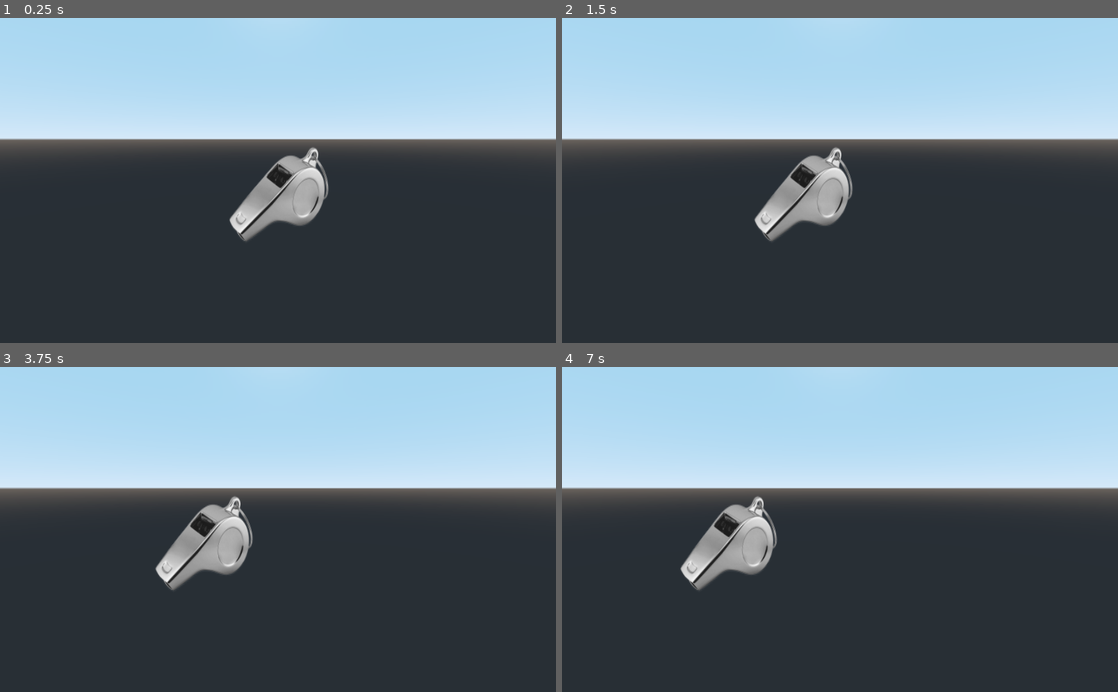
Above: before the commit, frames 1-4 (two rows, left to right).
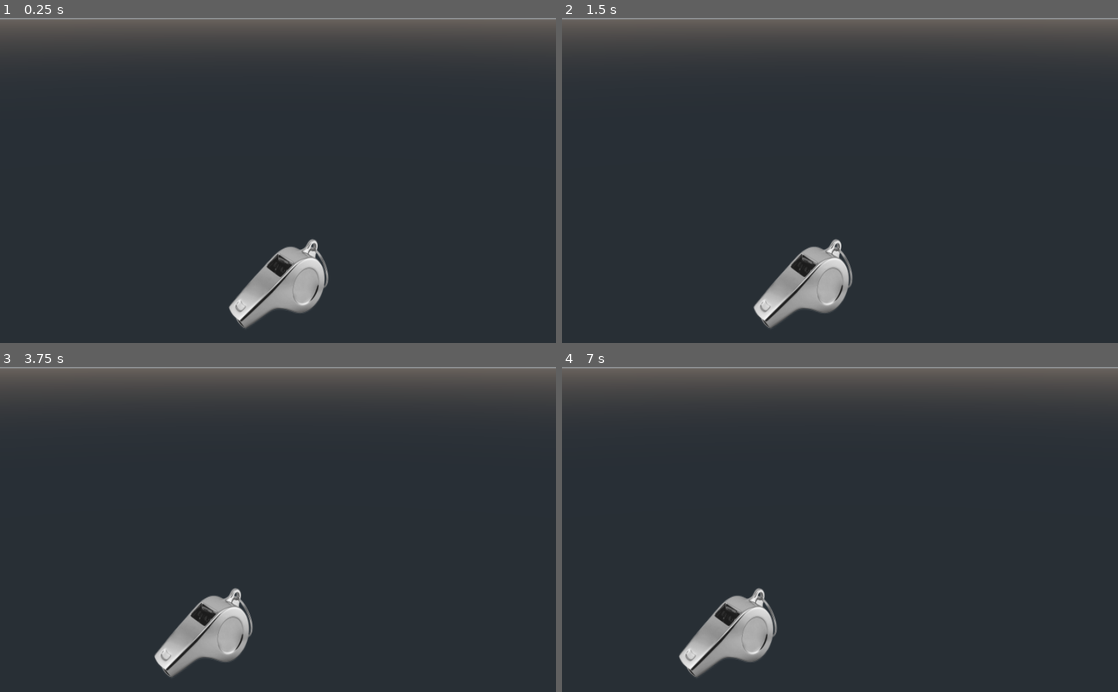
Above: after the commit, the same moments.

Repository: RafaelKuhn/globin
Game: Godot game, scene res://Game.tscn
Two runs of this game, one before a commit and one after it. Both use one fixed random seed, a clock stepped at 60 frames per second and the inputs below.
Inputs:
- Up to frame 1 (0.25 s): no input
- Up to frame 2 (1.5 s): tap Enter at 0.5 s; tap A (A_key) at 0.6 s; tap Space at 1.25 s; tap D (D_key) at 1.35 s
- Up to frame 3 (3.75 s): tap Enter at 2, 3.5 s; tap S (S_key) at 2.1 s; tap Space at 2.75 s; tap W (W_key) at 2.85 s; tap A (A_key) at 3.6 s
- Up to frame 4 (7 s): tap Space at 4.25 s; tap D (D_key) at 4.35 s; tap S (S_key) at 5.1 s; tap W (W_key) at 5.85 s; tap A (A_key) at 6.6 s

The runs differ from the first frame. In frame 1, 46% of the frame differs, in the area x 0-100%, y 0-96%; in frame 2, 46%; in frame 3, 46%; in frame 4, 46%.

Commit message:
add: obstacles and map folders, scenes and some sprites

Diff:
--- a/Game.tscn
+++ b/Game.tscn
@@ -1,10 +1,25 @@
-[gd_scene load_steps=2 format=2]
+[gd_scene load_steps=4 format=2]
 
 [ext_resource path="res://player/player.tscn" type="PackedScene" id=1]
+[ext_resource path="res://obstacles/Obstacles.tscn" type="PackedScene" id=2]
+[ext_resource path="res://map/Map.tscn" type="PackedScene" id=3]
 
 [node name="Game" type="Spatial"]
 
-[node name="player" parent="." instance=ExtResource( 1 )]
+[node name="Player" parent="." instance=ExtResource( 1 )]
 
 [node name="Camera" type="Camera" parent="."]
-transform = Transform( 1, 0, 0, 0, 0.984537, 0.175178, 0, -0.175178, 0.984537, 2, 1, 2 )
+transform = Transform( 1, 0, 0, 0, 0.965926, 0.258819, 0, -0.258819, 0.965926, 2, 2.78191, 4.94258 )
+fov = 30.0
+size = 2.0
+__meta__ = {
+"_editor_description_": "
+
+
+
+"
+}
+
+[node name="Obstacles" parent="." instance=ExtResource( 2 )]
+
+[node name="Map" parent="." instance=ExtResource( 3 )]
--- /dev/null
+++ b/map/Map.tscn
@@ -0,0 +1,4 @@
+[gd_scene format=2]
+
+[node name="Map" type="Spatial"]
+transform = Transform( 1, 0, 0, 0, 1, 0, 0, 0, 1, -0.0134645, 0, -0.00141478 )
--- /dev/null
+++ b/obstacles/Obstacles.tscn
@@ -0,0 +1,3 @@
+[gd_scene format=2]
+
+[node name="Obstacles" type="Spatial"]
--- a/player/player.tscn
+++ b/player/player.tscn
@@ -8,7 +8,6 @@
 [sub_resource type="SpatialMaterial" id=5]
 flags_transparent = true
 flags_unshaded = true
-params_cull_mode = 2
 albedo_texture = ExtResource( 1 )
 
 [sub_resource type="QuadMesh" id=3]
Not shown, added: map/map.txt
Binary file added: obstacles/arvore.png
Not shown, added: obstacles/arvore.png.import
Binary file added: obstacles/girafa.png
Not shown, changed: obstacles/girafa.png.import
Binary file added: obstacles/pedra.png
Not shown, added: obstacles/pedra.png.import
Binary file removed: player/csharp-anime-girl-book.png
